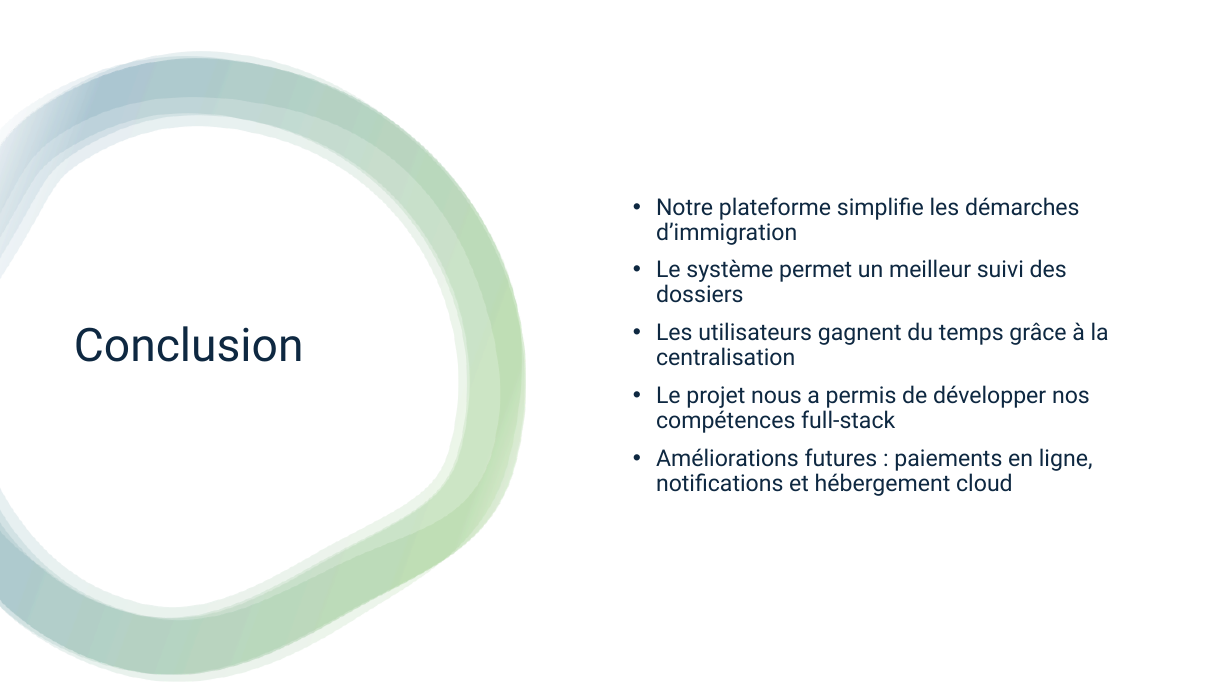
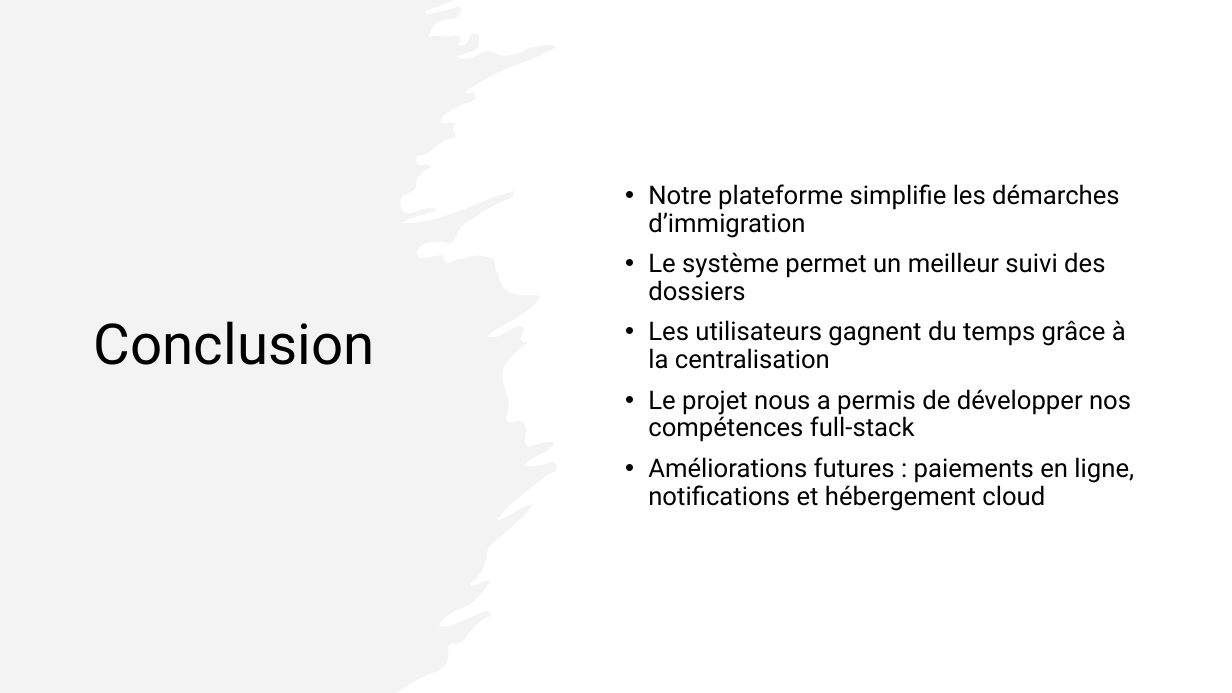
Before and after one commit to xpelletier07/Projet_Site_Immigration, a slide deck: slide 21 of Mandats/Mandat_3/Présentation.pptx (slide 36 before the commit). Drawn at 1232x693 pixels with LibreOffice and Linux fonts; fonts in the diff are those of the drawing. Boxes give left, top, right and bottom in pixels: in the first picture for what was removed or moved away, otherwise in the second. Text is boxed around its words. In the diff, an @@ line names an element or a change of style, - is before the commit and + after.

```diff
--- a/Mandats/Mandat_3/Présentation.pptx
+++ b/Mandats/Mandat_3/Présentation.pptx
@@ freeform shape: place and size @@
-freeform shape at box(0, 52, 522, 682)
+freeform shape at box(0, 0, 557, 693)
@@ freeform shape at box(0, 0, 557, 693): fill gradient #FFFFFF to #4EA72E to #156082 to #E8E8E8 at 50% opacity @@
@@ rectangle removed at box(0, 0, 1232, 693) @@
@@ freeform shape removed at box(0, 56, 525, 674) @@
@@ freeform shape removed at box(0, 58, 526, 675) @@
@@ freeform shape removed at box(0, 58, 526, 675) @@
@@ title "Conclusion": place and size @@
-title "Conclusion" at box(74, 326, 304, 362)
+title "Conclusion" at box(94, 321, 375, 365)
@@ title "Conclusion" at box(94, 321, 375, 365): size 36 to 44 pt, text colour #0E2841 to #000000 @@
@@ text "Notre plateforme simplifie les démarches ...": place and size @@
-text "Notre plateforme simplifie les démarches ..." at box(656, 197, 1109, 496)
+text "Notre plateforme simplifie les démarches ..." at box(648, 184, 1134, 511)
@@ text "Notre plateforme simplifie les démarches ..." at box(648, 184, 1134, 511): size 18 to 20 pt, text colour #0E2841 to #000000 @@
```
Also in this commit, not shown: 14 other slides changed, 17 slides removed.
